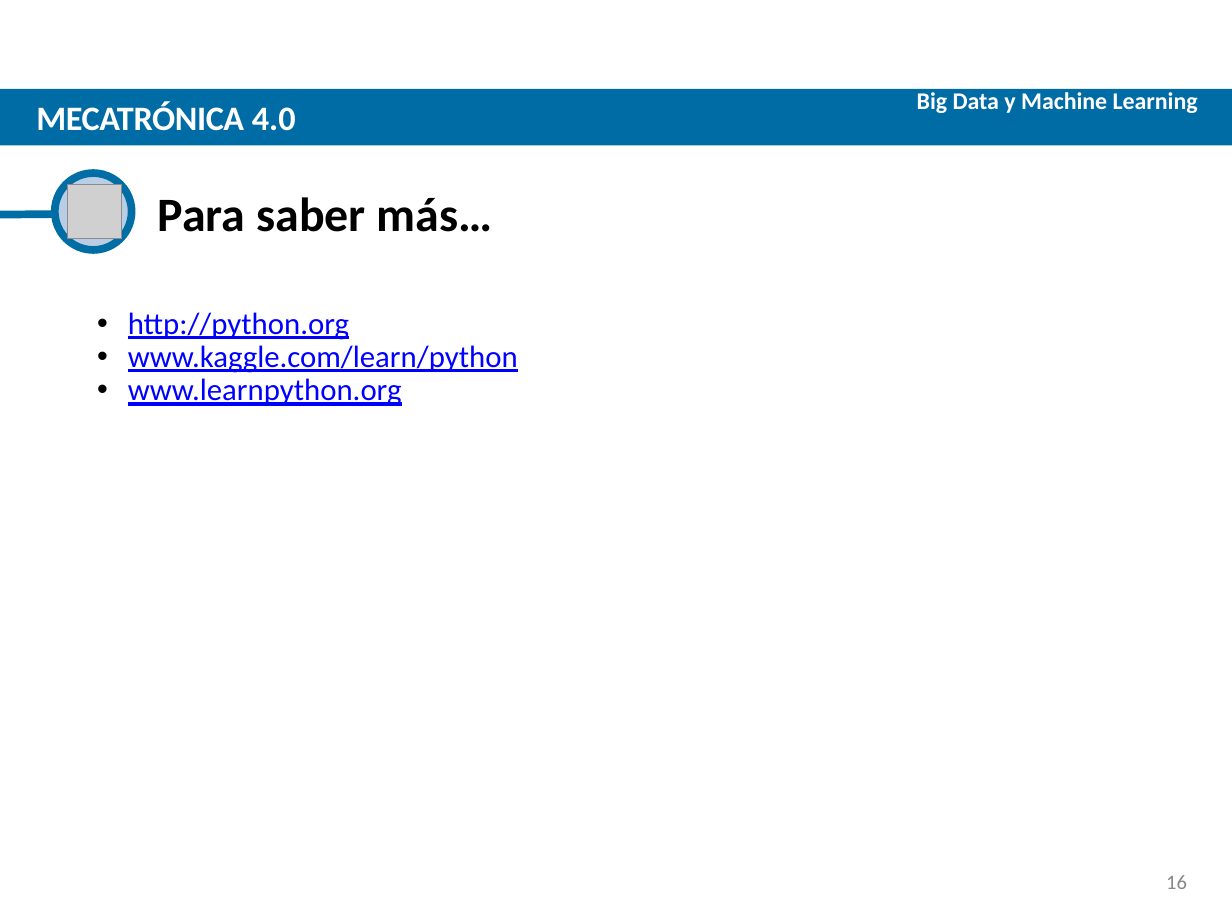
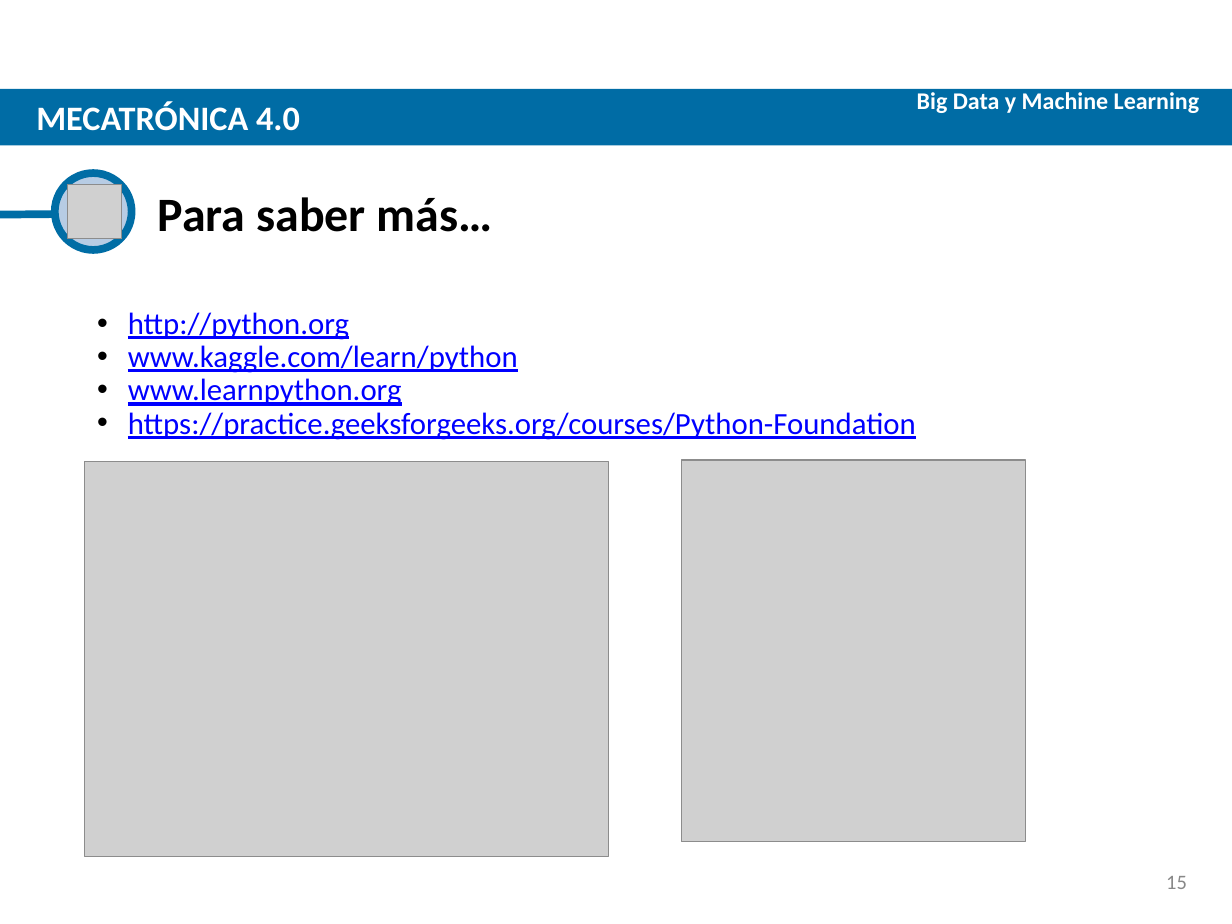
Before and after one commit to asaldana1/Mecatronica4.0, a slide deck: slide 15 of S2 - Intro a Python/Slides/S2 - Intro a Python.pptx (slide 16 before the commit). Drawn at 1232x924 pixels with LibreOffice and Linux fonts; fonts in the diff are those of the drawing; grey boxes stand for pictures; background and template pictures are left out. Boxes give left, top, right and bottom in pixels: in the first picture for what was removed or moved away, otherwise in the second. Text is boxed around its words. In the diff, an @@ line names an element or a change of style, - is before the commit and + after.

```diff
--- a/S2 - Intro a Python/Slides/S2 - Intro a Python.pptx
+++ b/S2 - Intro a Python/Slides/S2 - Intro a Python.pptx
@@ text "Big Data y Machine Learning" at (x1=917, y1=88, x2=1200, y2=113): letter spacing -0.1 to 0 pt; less space between paragraphs @@
@@ text "MECATRÓNICA 4.0" at (x1=36, y1=102, x2=300, y2=131): letter spacing -0.2 to 0 pt in "MECATRÓNICA"; letter spacing -0.1 to 0 pt in "4.0"; less space between paragraphs @@
@@ text at (x1=128, y1=412, x2=916, y2=440): paragraph added @@
+• https://practice.geeksforgeeks.org/courses/Python-Foundation
@@ picture added at (x1=85, y1=461, x2=609, y2=856) @@
@@ picture added at (x1=681, y1=460, x2=1025, y2=841) @@
@@ page number at (x1=1166, y1=876, x2=1187, y2=889): text changed @@
-16
+15
```
Also in this commit, not shown: 13 other slides changed, 1 slide added, 2 slides removed, 2 other files.
